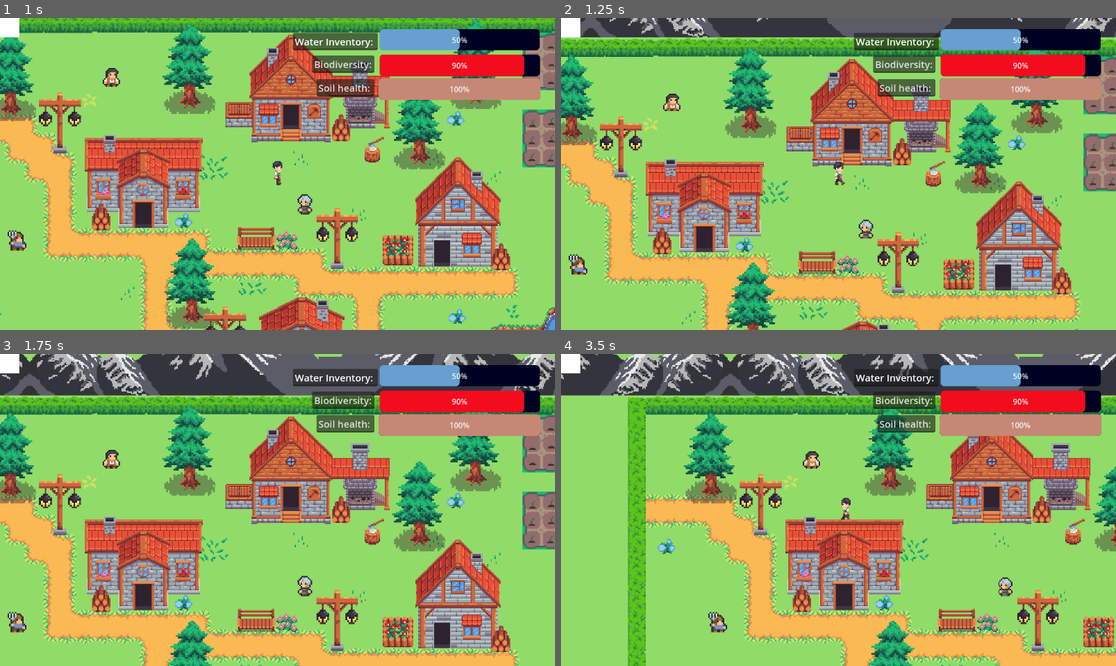
Above: before the commit, frames 1-4 (two rows, left to right).
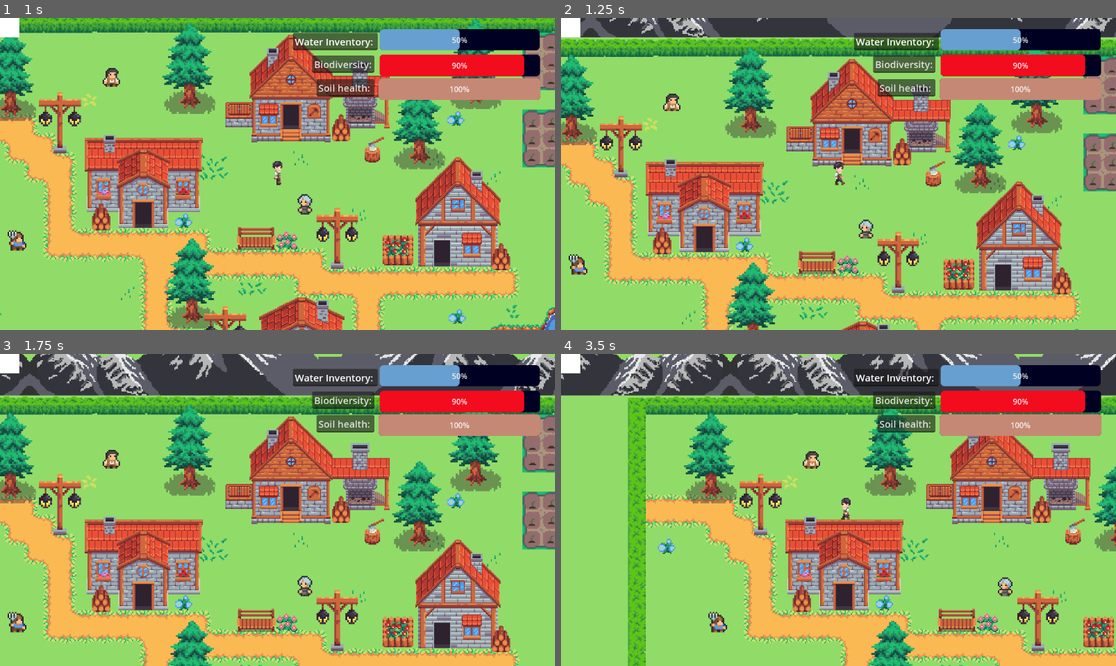
Above: after the commit, the same moments.

Repository: Sakesh-A/Game-Jam-Repo
Game: Godot game, scene res://scenes/game.tscn
Two runs of this game, one before a commit and one after it. Both use one fixed random seed, a clock stepped at 60 frames per second and the inputs below.
Inputs:
- Up to frame 1 (1 s): hold Up (ui_up) from 0.53 s (still down); tap Space (interact) at 0.6 s
- Up to frame 2 (1.25 s): keep holding Up (ui_up)
- Up to frame 3 (1.75 s): keep holding Up (ui_up); tap Space (interact) at 1.35 s
- Up to frame 4 (3.5 s): release Up (ui_up) at 2.03 s; hold Left (ui_left) from 2.03 s (still down); tap Space (interact) at 2.1, 2.85 s

Frame 1 is identical in both runs. In frame 2, less than 0.1% of the frame differs, in the area x 12-100%, y 54-100%; in frame 3, less than 0.1%; in frame 4, 0.6%, in the area x 12-100%, y 0-100%.

Commit message:
irrigation

Diff:
--- a/scenes/game.tscn
+++ b/scenes/game.tscn
@@ -1,34 +1,36 @@
-[gd_scene load_steps=37 format=3 uid="uid://cmisf2swqak7u"]
-
-[ext_resource type="Script" uid="uid://bnqvhus63h3i0" path="res://scripts/dialouge_box.gd" id="1_p57ef"]
+[gd_scene load_steps=39 format=3 uid="uid://cmisf2swqak7u"]
+
+[ext_resource type="Script" path="res://scripts/dialouge_box.gd" id="1_p57ef"]
 [ext_resource type="PackedScene" uid="uid://dfw2o7eoxxn6g" path="res://tile_map.tscn" id="1_txyxy"]
 [ext_resource type="PackedScene" uid="uid://d2jxw073qk3kf" path="res://scenes/player.tscn" id="1_uwrxv"]
-[ext_resource type="Script" uid="uid://dej48tc2kyvnq" path="res://scripts/Water_bar.gd" id="2_u5sy4"]
+[ext_resource type="Script" path="res://scripts/Water_bar.gd" id="2_u5sy4"]
 [ext_resource type="PackedScene" uid="uid://dmg1sfr2q6g1m" path="res://scenes/tree.tscn" id="2_yqjtg"]
 [ext_resource type="PackedScene" uid="uid://bvpvgirp14b33" path="res://scenes/farmer.tscn" id="3_lnu2h"]
-[ext_resource type="Script" uid="uid://0xojn8gtfu2i" path="res://scripts/soil_health.gd" id="3_vtaks"]
+[ext_resource type="Script" path="res://scripts/soil_health.gd" id="3_vtaks"]
 [ext_resource type="PackedScene" uid="uid://c8jr41286oi7o" path="res://scenes/old_woman.tscn" id="4_iywne"]
-[ext_resource type="Script" uid="uid://dpx7qwcbd5f14" path="res://scripts/livestock_health.gd" id="5_dinhu"]
+[ext_resource type="Script" path="res://scripts/livestock_health.gd" id="5_dinhu"]
 [ext_resource type="PackedScene" uid="uid://ug02kkc308df" path="res://scenes/villager_man.tscn" id="5_p57ef"]
 [ext_resource type="PackedScene" uid="uid://byxebdomsn5hh" path="res://scenes/chicken.tscn" id="7_qnb83"]
-[ext_resource type="PackedScene" uid="uid://c47uv3ufjn4ce" path="res://scenes/house1.tscn" id="8_ka531"]
-[ext_resource type="PackedScene" uid="uid://cimwvqb08sgtf" path="res://scenes/house2.tscn" id="9_xfgfn"]
-[ext_resource type="PackedScene" uid="uid://ctfuv5q6tlrwc" path="res://scenes/house3.tscn" id="10_3bf6p"]
-[ext_resource type="PackedScene" uid="uid://w1nsqy7inq2w" path="res://scenes/animal_pen_top.tscn" id="11_myqph"]
-[ext_resource type="PackedScene" uid="uid://ywy1py7dbanl" path="res://scenes/animal_pen_side.tscn" id="12_0xud7"]
-[ext_resource type="PackedScene" uid="uid://c58pm5fl5f3sm" path="res://scenes/light_pole.tscn" id="13_wm60a"]
-[ext_resource type="PackedScene" uid="uid://c7fsq6pbujp8f" path="res://scenes/flower_bed.tscn" id="14_o7md6"]
-[ext_resource type="PackedScene" uid="uid://bj44unxipropt" path="res://scenes/flower1.tscn" id="15_psqdk"]
-[ext_resource type="PackedScene" uid="uid://vw5mmk17pjae" path="res://scenes/chair_bench.tscn" id="16_s3mr8"]
-[ext_resource type="PackedScene" uid="uid://bo0aqquqqtd8u" path="res://scenes/house4.tscn" id="17_us0lq"]
-[ext_resource type="PackedScene" uid="uid://0tfkyggbo3aw" path="res://scenes/bushes_top.tscn" id="18_86lrx"]
-[ext_resource type="PackedScene" uid="uid://bfh8rkgo6nv7u" path="res://scenes/bushes_side.tscn" id="19_56k38"]
-[ext_resource type="PackedScene" uid="uid://dhprhad4nsj0i" path="res://scenes/logstack.tscn" id="20_e6ajy"]
-[ext_resource type="PackedScene" uid="uid://eit51i4l4ru2" path="res://scenes/axe_logs.tscn" id="21_tcmcr"]
-[ext_resource type="PackedScene" uid="uid://bkq2w2w1vhr4d" path="res://scenes/flower2.tscn" id="22_jrdmb"]
+[ext_resource type="PackedScene" path="res://scenes/house1.tscn" id="8_ka531"]
+[ext_resource type="PackedScene" path="res://scenes/house2.tscn" id="9_xfgfn"]
+[ext_resource type="PackedScene" path="res://scenes/house3.tscn" id="10_3bf6p"]
+[ext_resource type="PackedScene" path="res://scenes/animal_pen_top.tscn" id="11_myqph"]
+[ext_resource type="PackedScene" path="res://scenes/animal_pen_side.tscn" id="12_0xud7"]
+[ext_resource type="PackedScene" path="res://scenes/light_pole.tscn" id="13_wm60a"]
+[ext_resource type="PackedScene" path="res://scenes/flower_bed.tscn" id="14_o7md6"]
+[ext_resource type="PackedScene" path="res://scenes/flower1.tscn" id="15_psqdk"]
+[ext_resource type="PackedScene" path="res://scenes/chair_bench.tscn" id="16_s3mr8"]
+[ext_resource type="PackedScene" path="res://scenes/house4.tscn" id="17_us0lq"]
+[ext_resource type="PackedScene" path="res://scenes/bushes_top.tscn" id="18_86lrx"]
+[ext_resource type="PackedScene" path="res://scenes/bushes_side.tscn" id="19_56k38"]
+[ext_resource type="PackedScene" path="res://scenes/logstack.tscn" id="20_e6ajy"]
+[ext_resource type="PackedScene" path="res://scenes/axe_logs.tscn" id="21_tcmcr"]
+[ext_resource type="PackedScene" path="res://scenes/flower2.tscn" id="22_jrdmb"]
 [ext_resource type="PackedScene" uid="uid://bxqul35lpirq0" path="res://scenes/water_source.tscn" id="28_1lmdh"]
-[ext_resource type="PackedScene" uid="uid://dlv4c1hfai13r" path="res://scenes/potatos.tscn" id="29_suyxu"]
-[ext_resource type="PackedScene" uid="uid://daq8tlouvmmen" path="res://scenes/onion.tscn" id="30_sgl2t"]
+[ext_resource type="PackedScene" path="res://scenes/potatos.tscn" id="29_suyxu"]
+[ext_resource type="PackedScene" uid="uid://b8hpmq4l6hy01" path="res://scenes/irrigation_channel.tscn" id="30_m0jmy"]
+[ext_resource type="PackedScene" path="res://scenes/onion.tscn" id="30_sgl2t"]
+[ext_resource type="PackedScene" uid="uid://c6iqwo6p5u5l0" path="res://scenes/waterfall.tscn" id="31_bm1bo"]
 
 [sub_resource type="StyleBoxFlat" id="StyleBoxFlat_gee14"]
 bg_color = Color(0, 0, 0.133333, 1)
@@ -81,6 +83,7 @@
 
 [node name="Game" type="Node2D"]
 y_sort_enabled = true
+position = Vector2(20, 204)
 
 [node name="TileMap" parent="." instance=ExtResource("1_txyxy")]
 z_index = -1
@@ -761,3 +764,19 @@
 
 [node name="Potatos27" parent="." instance=ExtResource("29_suyxu")]
 position = Vector2(3209, 505)
+
+[node name="Irrigation" parent="." instance=ExtResource("30_m0jmy")]
+position = Vector2(2701, 1781)
+
+[node name="Irrigation2" parent="." instance=ExtResource("30_m0jmy")]
+position = Vector2(2703, 1991)
+
+[node name="Irrigation3" parent="." instance=ExtResource("30_m0jmy")]
+position = Vector2(2708, 2257)
+
+[node name="Irrigation4" parent="." instance=ExtResource("30_m0jmy")]
+position = Vector2(2710, 2307)
+
+[node name="Waterfall" parent="." instance=ExtResource("31_bm1bo")]
+position = Vector2(2707, 2475)
+rotation = 0.0168293
--- /dev/null
+++ b/scenes/irrigation_channel.tscn
@@ -0,0 +1,21 @@
+[gd_scene load_steps=3 format=3 uid="uid://b8hpmq4l6hy01"]
+
+[ext_resource type="Texture2D" uid="uid://c50dmokvm2lxy" path="res://assets/sprites/irrigation channel.png" id="1_io1go"]
+
+[sub_resource type="CapsuleShape2D" id="CapsuleShape2D_avsvi"]
+radius = 60.0
+height = 178.0
+
+[node name="Irrigation" type="StaticBody2D"]
+
+[node name="channel" type="Sprite2D" parent="."]
+position = Vector2(-1, -5)
+rotation = -0.0024358
+scale = Vector2(0.741138, 0.827001)
+texture = ExtResource("1_io1go")
+region_enabled = true
+region_rect = Rect2(-1.31989, -0.486809, 252.413, 268.713)
+
+[node name="CollisionShape2D" type="CollisionShape2D" parent="."]
+position = Vector2(2, -9)
+shape = SubResource("CapsuleShape2D_avsvi")
--- /dev/null
+++ b/scenes/waterfall.tscn
@@ -0,0 +1,57 @@
+[gd_scene load_steps=9 format=3 uid="uid://c6iqwo6p5u5l0"]
+
+[ext_resource type="Script" path="res://scripts/waterfall.gd" id="1_g2eur"]
+[ext_resource type="Texture2D" uid="uid://ce00uknmnea84" path="res://assets/sprites/Waterfall-Sheet.png" id="1_rfic3"]
+
+[sub_resource type="AtlasTexture" id="AtlasTexture_4p1xw"]
+atlas = ExtResource("1_rfic3")
+region = Rect2(0, 0, 64, 80)
+
+[sub_resource type="AtlasTexture" id="AtlasTexture_b2bof"]
+atlas = ExtResource("1_rfic3")
+region = Rect2(64, 0, 64, 80)
+
+[sub_resource type="AtlasTexture" id="AtlasTexture_ymrrf"]
+atlas = ExtResource("1_rfic3")
+region = Rect2(128, 0, 64, 80)
+
+[sub_resource type="AtlasTexture" id="AtlasTexture_sk6wp"]
+atlas = ExtResource("1_rfic3")
+region = Rect2(192, 0, 64, 80)
+
+[sub_resource type="SpriteFrames" id="SpriteFrames_ywgtr"]
+animations = [{
+"frames": [{
+"duration": 1.0,
+"texture": SubResource("AtlasTexture_4p1xw")
+}, {
+"duration": 1.0,
+"texture": SubResource("AtlasTexture_b2bof")
+}, {
+"duration": 1.0,
+"texture": SubResource("AtlasTexture_ymrrf")
+}, {
+"duration": 1.0,
+"texture": SubResource("AtlasTexture_sk6wp")
+}],
+"loop": true,
+"name": &"flow",
+"speed": 5.0
+}]
+
+[sub_resource type="CircleShape2D" id="CircleShape2D_il0ec"]
+radius = 13.6015
+
+[node name="Waterfall" type="StaticBody2D"]
+script = ExtResource("1_g2eur")
+
+[node name="AnimatedSprite2D" type="AnimatedSprite2D" parent="."]
+position = Vector2(-5, -35)
+rotation = -3.14575
+scale = Vector2(2.58594, 2.49844)
+sprite_frames = SubResource("SpriteFrames_ywgtr")
+animation = &"flow"
+
+[node name="CollisionShape2D" type="CollisionShape2D" parent="."]
+position = Vector2(0, -4)
+shape = SubResource("CircleShape2D_il0ec")
--- /dev/null
+++ b/scripts/waterfall.gd
@@ -0,0 +1,21 @@
+extends StaticBody2D
+
+@onready var waterfall_sprite = $AnimatedSprite2D
+var growth_stage = 0
+var max_stages = 4
+var change_time = 0.25
+
+func _ready():
+	start_growth_cycle()
+
+func start_growth_cycle():
+	var timer = Timer.new()
+	timer.wait_time = change_time
+	timer.autostart = true
+	timer.one_shot = false
+	timer.timeout.connect(_grow)
+	add_child(timer)
+
+func _grow():
+	growth_stage = (growth_stage + 1) % max_stages
+	waterfall_sprite.frame = growth_stage
Binary file added: assets/sprites/Waterfall-Sheet.png
Not shown, added: assets/sprites/Waterfall-Sheet.png.import
Binary file added: assets/sprites/irrigation channel.png
Not shown, added: assets/sprites/irrigation channel.png.import
